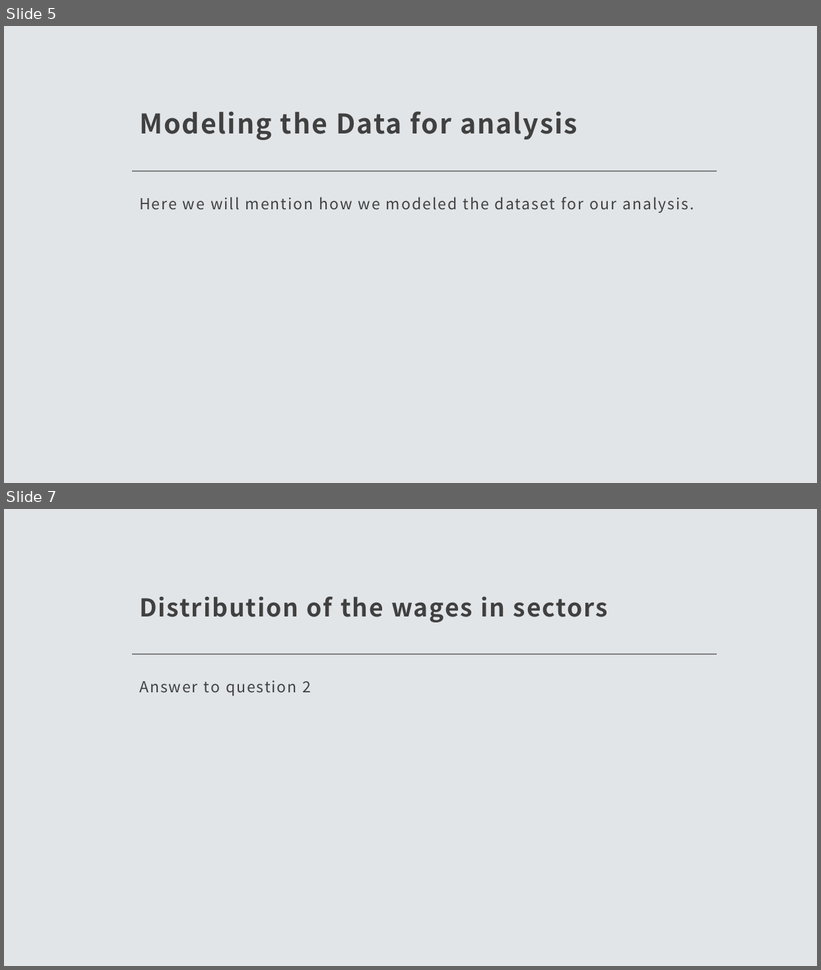
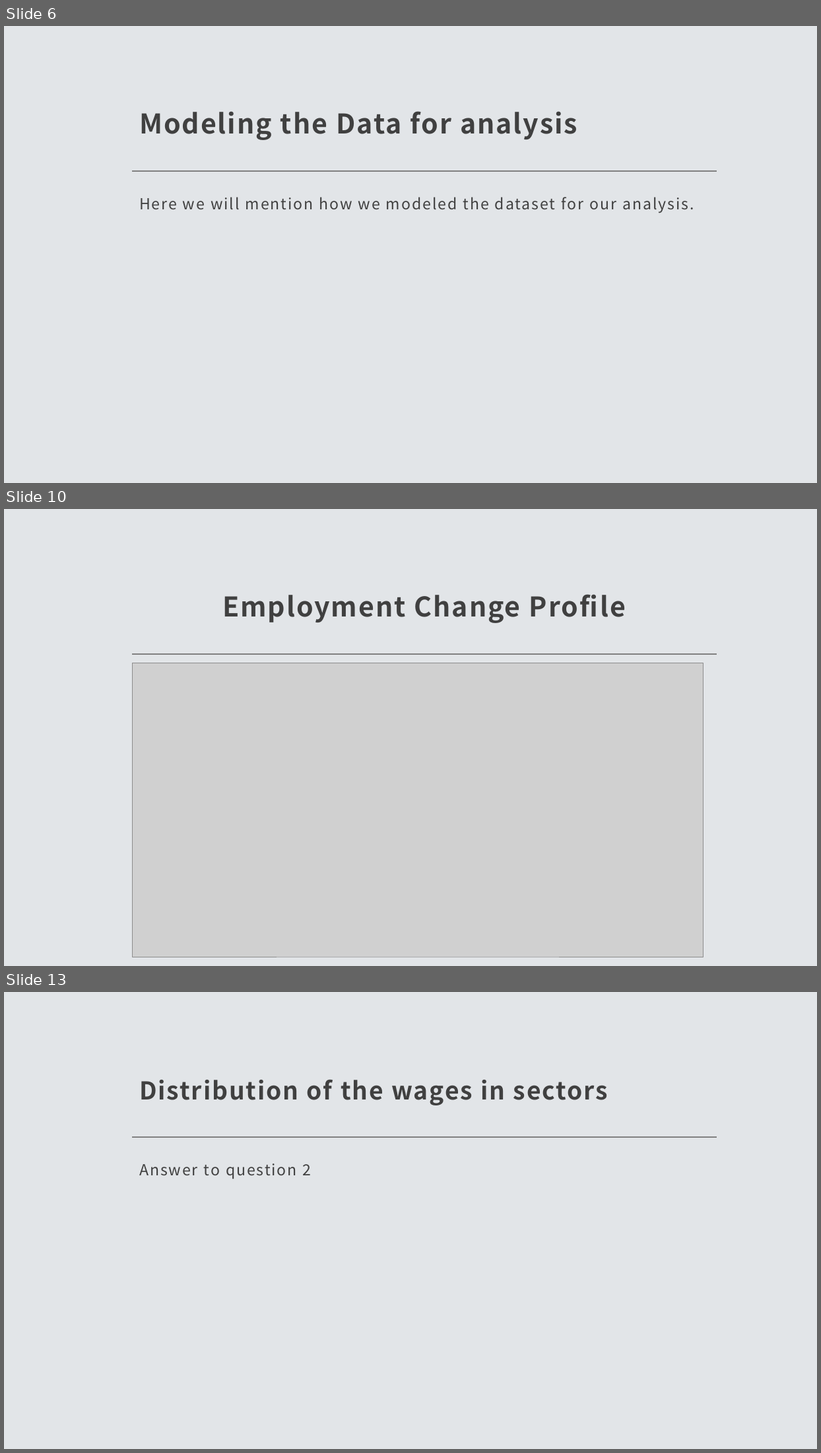
Before and after one commit to vinaya-kusuma/Project1, a slide deck: Project1.pptx. Shown one above the other, each under a label of ours: slides 5 and 7 before the commit, slides 6, 10 and 13 after it; the slides between them are not shown. The pictures are 821x970 and 821x1453 pixels, drawn with LibreOffice and Linux fonts; fonts in the diff are those of the drawing; grey boxes stand for pictures. Boxes give left, top, right and bottom in pixels: in the first picture for what was removed or moved away, otherwise in the second. Text is boxed around its words. In the diff, an @@ line names an element or a change of style, - is before the commit and + after.

Commit message:
Updated the ppt slides for employment distribution

```diff
--- a/Project1.pptx
+++ b/Project1.pptx
@@ slide 10 added at [4, 509, 817, 966], background #E2E5E8; not listed: 1 template element that a slide beside it also shows @@
@@ title added at [222, 594, 626, 623], 32 pt, text #404040, bold @@
+Employment Change Profile
@@ picture added at [132, 663, 704, 957] @@
@@ what was slide 5 is now slide 6 @@
@@ what was slide 7 is now slide 13 @@
```
Also in this commit, not shown: 3 slides changed, 7 other slides added, 2 slides removed.
